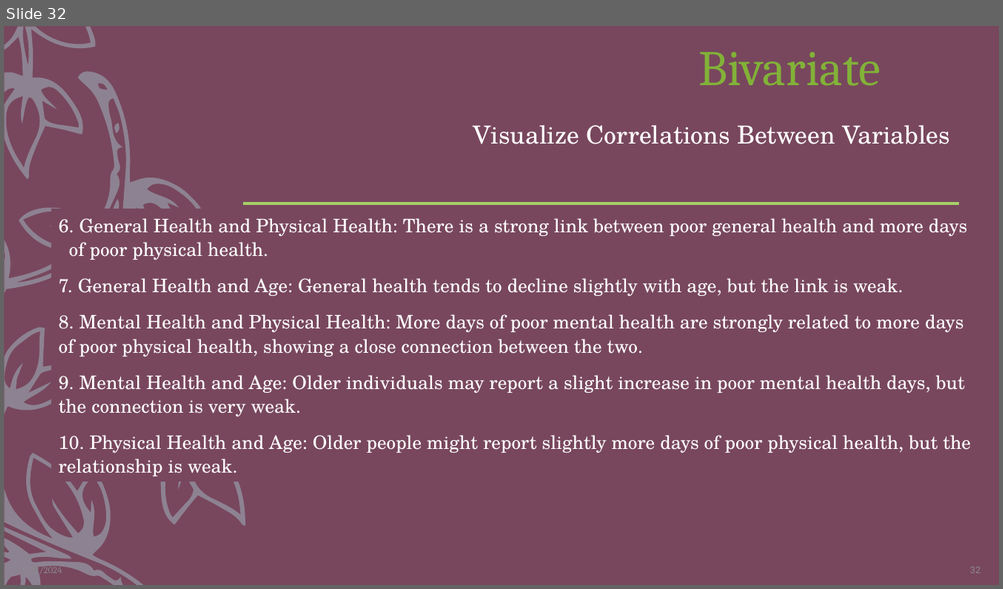
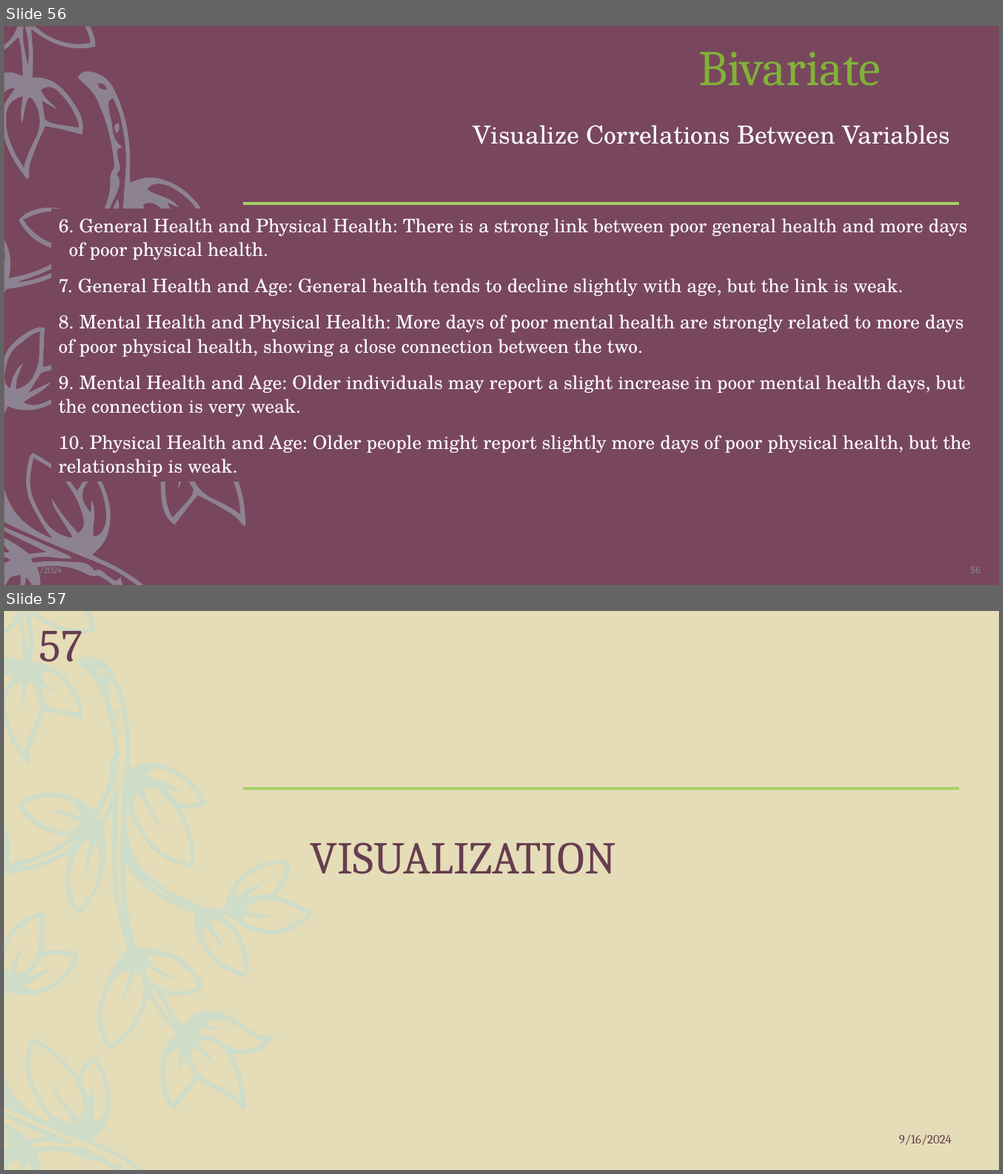
Before and after one commit to ParthiviGaikwad/Anudip, a slide deck: Mentor Mind/Problem Statement.pptx. Shown one above the other, each under a label of ours: slide 32 before the commit, slides 56 and 57 after it. The pictures are 1003x589 and 1003x1174 pixels, drawn with LibreOffice and Linux fonts; fonts in the diff are those of the drawing. Boxes give left, top, right and bottom in pixels: in the first picture for what was removed or moved away, otherwise in the second. Text is boxed around its words. In the diff, an @@ line names an element or a change of style, - is before the commit and + after.

```diff
--- a/Mentor Mind/Problem Statement.pptx
+++ b/Mentor Mind/Problem Statement.pptx
@@ slide 57 added at bbox=[4, 611, 999, 1170], background #E5DCB8; not listed: 2 template elements that a slide beside it also shows @@
@@ page number added at bbox=[40, 631, 82, 662], 44 pt, text #663D4E @@
+57
@@ title added at bbox=[310, 843, 616, 874], 44 pt, text #663D4E @@
+VISUALIZATION
@@ text added at bbox=[899, 1135, 951, 1145], 12 pt, text #663D4E @@
+9/16/2024
@@ what was slide 32 is now slide 56 @@
@@ page number at bbox=[970, 567, 980, 574]: text changed @@
-32
+56
```
Also in this commit, not shown: 30 other slides changed, 54 other slides added, 2 slides removed.
